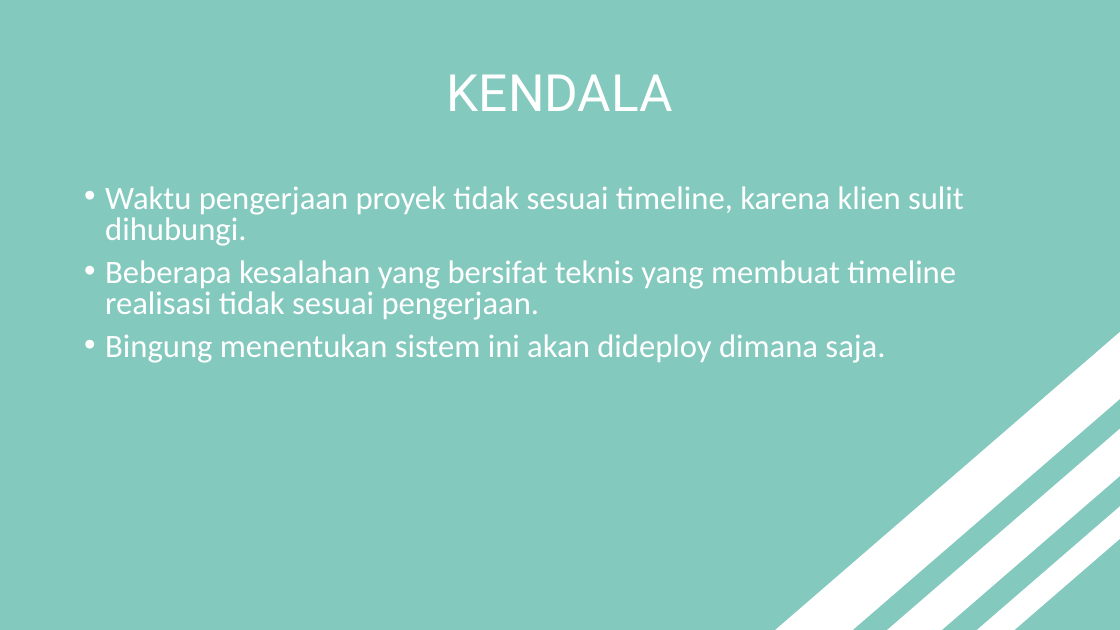
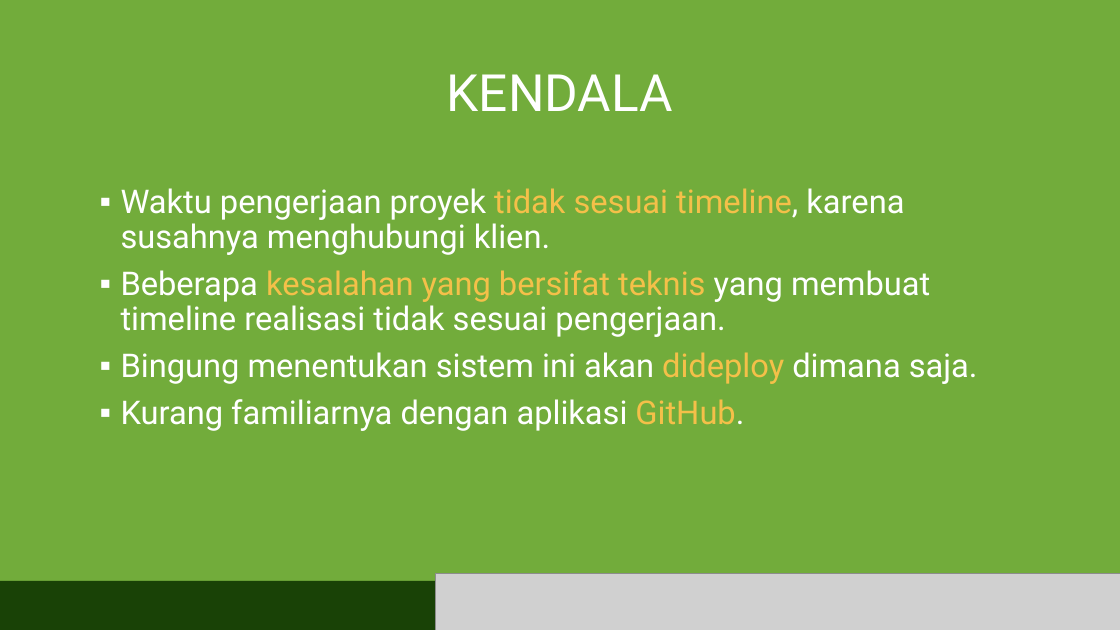
Before and after one commit to ripasfilqadar/mppl, a slide deck: slide 15 of buat demo/CikoroFarm.pptx. Drawn at 1120x630 pixels with LibreOffice and Linux fonts; fonts in the diff are those of the drawing; grey boxes stand for pictures. Boxes give left, top, right and bottom in pixels: in the first picture for what was removed or moved away, otherwise in the second. Text is boxed around its words. In the diff, an @@ line names an element or a change of style, - is before the commit and + after.

```diff
--- a/buat demo/CikoroFarm.pptx
+++ b/buat demo/CikoroFarm.pptx
@@ background #83C9BE to #72AC3B @@
@@ text "Waktu pengerjaan proyek tidak sesuai ...": place and size @@
-text "Waktu pengerjaan proyek tidak sesuai ..." at (105, 186, 964, 363)
+text "Waktu pengerjaan proyek tidak sesuai ..." at (121, 188, 978, 431)
@@ text at (121, 188, 904, 255): text changed; font Calibri to Roboto @@
-• Waktu pengerjaan proyek tidak sesuai timeline, karena klien sulit dihubungi.
+▪ Waktu pengerjaan proyek tidak sesuai timeline, karena susahnya menghubungi klien.
@@ text at (121, 270, 978, 384): font Calibri to Roboto in "Beberapa kesalahan yang bersifat teknis yang membuat ...", "Bingung menentukan sistem ini akan dideploy dimana ..."; text colour #FFFFFF to #F4C049 in "kesalahan yang bersifat teknis", "dideploy"; bullet • to ▪; line spacing 0.8 to 0.9 @@
@@ rectangle removed at (766, 320, 1120, 630) @@
@@ text at (121, 399, 744, 431): paragraph added @@
+▪ Kurang familiarnya dengan aplikasi GitHub.
@@ rectangle removed at (858, 399, 1120, 630) @@
@@ rectangle removed at (910, 443, 1120, 630) @@
@@ rectangle added at (0, 581, 453, 630), fill #194206 @@
@@ picture added at (436, 573, 1120, 630) @@
```
Also in this commit, not shown: 9 other slides changed, 6 slides added, 6 slides removed.
